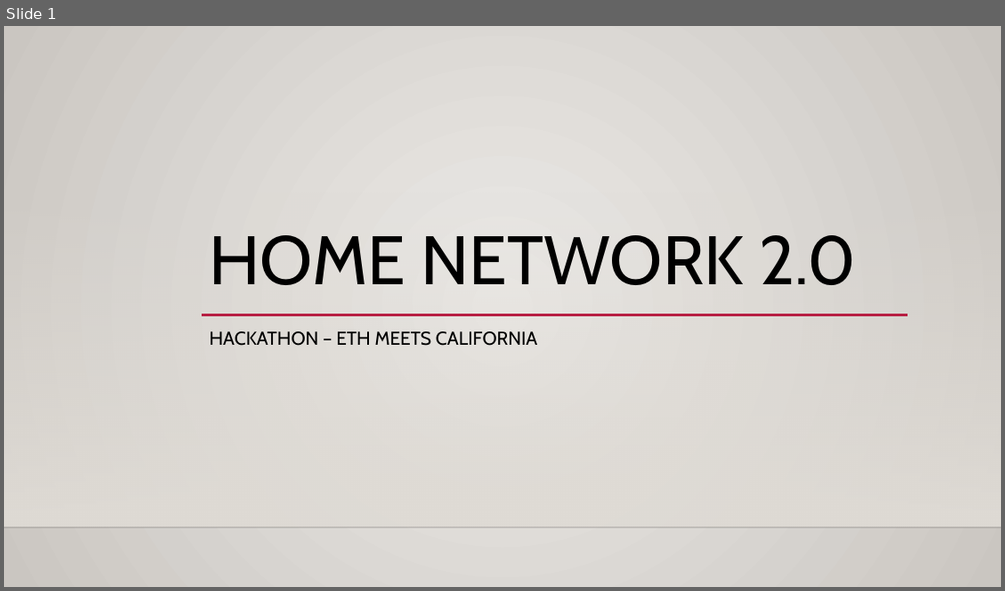
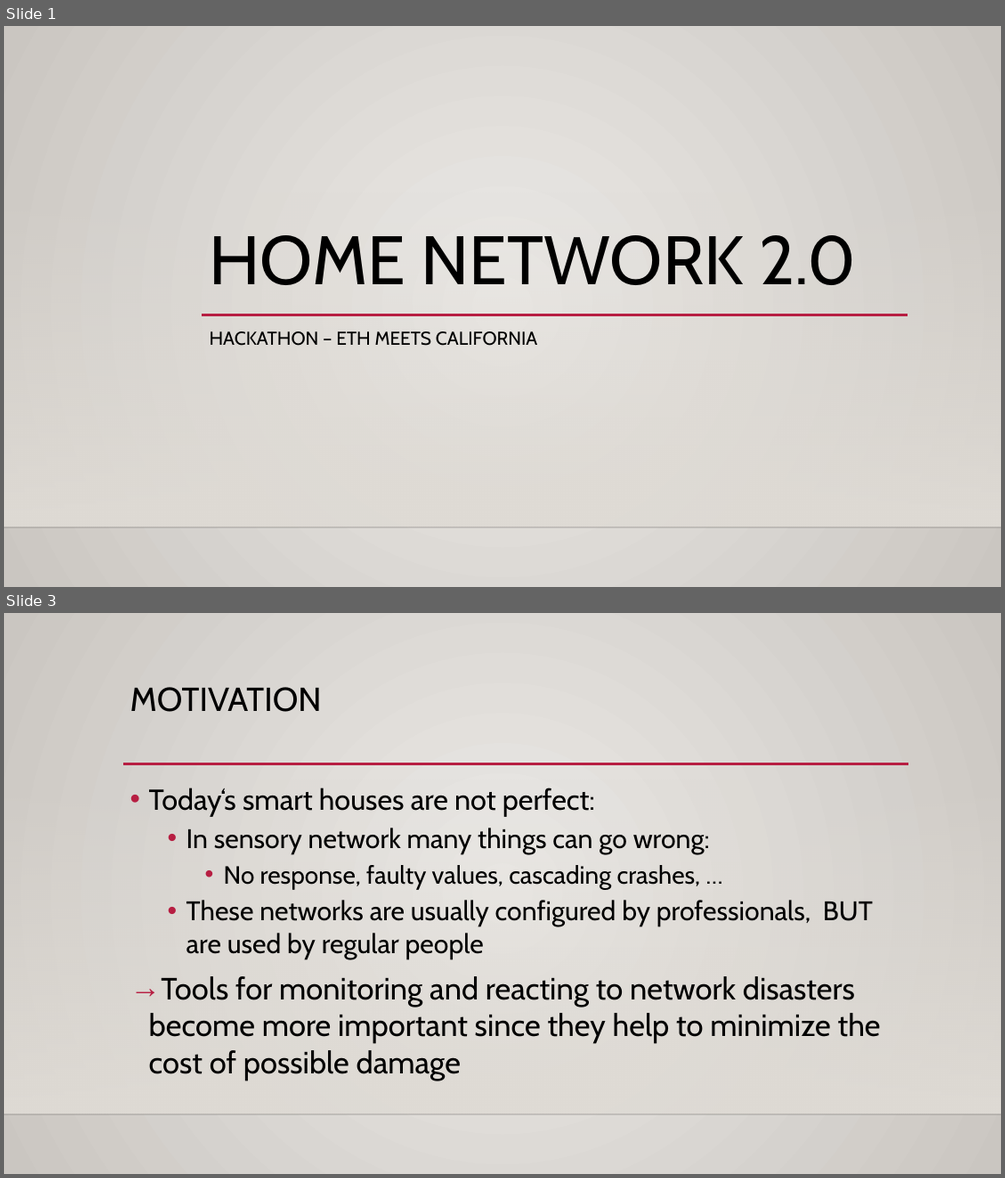
Before and after one commit to pajud/hackathonHomeNetwork, a slide deck: presentation.pptx. Shown one above the other, each under a label of ours: slide 1 before the commit, slides 1 and 3 after it; the slides between them are not shown. The pictures are 1005x591 and 1005x1178 pixels, drawn with LibreOffice and Linux fonts; fonts in the diff are those of the drawing; background and template pictures are left out. Boxes give left, top, right and bottom in pixels: in the first picture for what was removed or moved away, otherwise in the second. Text is boxed around its words. In the diff, an @@ line names an element or a change of style, - is before the commit and + after.

```diff
--- a/presentation.pptx
+++ b/presentation.pptx
@@ slide 3 added at (4, 613, 1001, 1174), background gradient #ECEAE7 to #CAC7C1; not listed: 2 template elements that a slide beside it also shows @@
@@ title added at (130, 687, 322, 712), 32 pt, text #000000 @@
+MOTIVATION
@@ line added from (123, 764) to (909, 764), #B71E42 2.5 pt @@
@@ text added at (149, 787, 881, 1080), 29.6 pt, text #000000 @@
+• Today‘s smart houses are not perfect:
+  • In sensory network many things can go wrong:
+    • No response, faulty values, cascading crashes, …
+  • These networks are usually configured by professionals, BUT are used by regular people
+→ Tools for monitoring and reacting to network disasters become more important since they help to minimize the cost of possible damage
```
Also in this commit, not shown: 4 slides changed, 1 other slide added, 2 slides removed.
